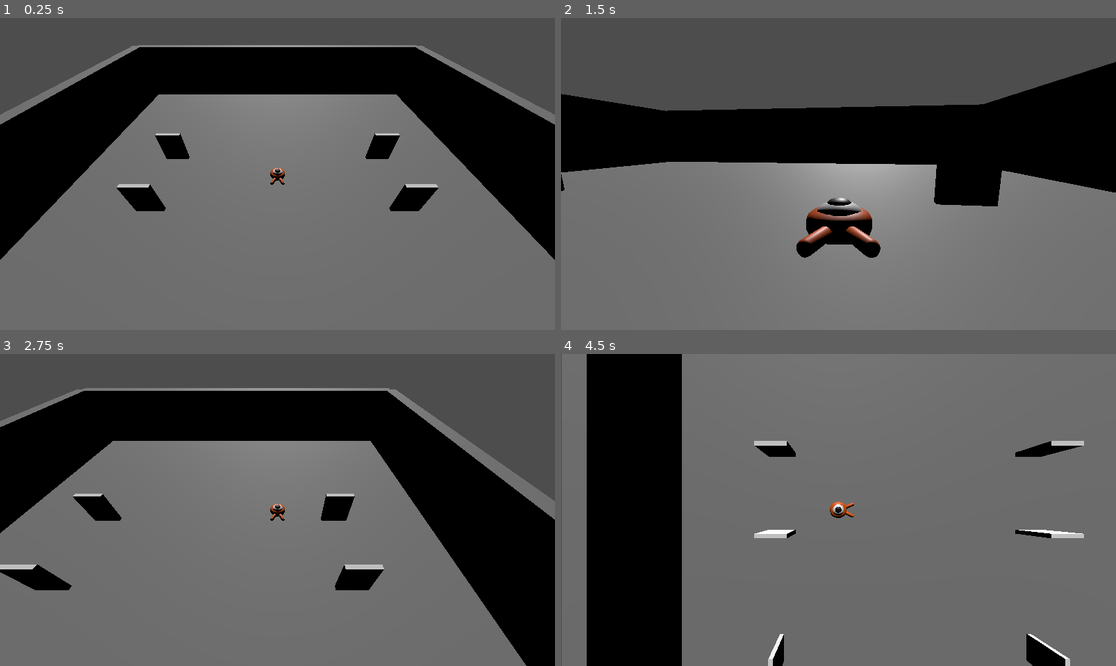
Above: before the commit, frames 1-4 (two rows, left to right).
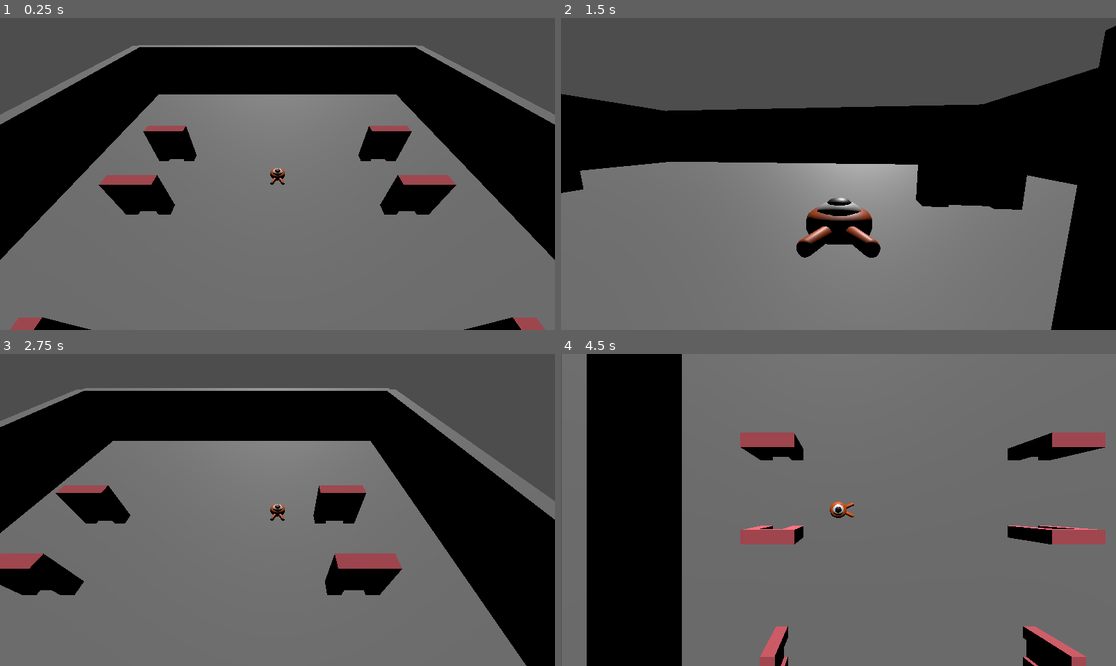
Above: after the commit, the same moments.

Repository: LeFodeurCou/Godot-Lab
Game: Godot game, scene res://Main.tscn
Same seed, same stepped clock (60 frames per second), same inputs: the game is played once before the commit and once after it.
Inputs (mouse positions are in pixels of both pictures, inside the frame that each line leads up to):
- Up to frame 1 (0.25 s): no input
- Up to frame 2 (1.5 s): tap Enter (camera_switch) at 0.5 s; move the mouse to (960, 158) at 0.52 s; hold D (move_right) 0.53-1.28 s; hold Enter (camera_switch) 0.53-1.28 s; click (960, 158) at 0.67 s; tap Space (jump) at 0.77 s; move the mouse to (810, 174) at 1.27 s; hold W (move_forward) from 1.28 s (still down); tap Shift (shift) at 1.35 s
- Up to frame 3 (2.75 s): keep holding W (move_forward); tap Space (jump) at 1.52 s; move the mouse to (288, 503) at 2.02 s; hold Enter (camera_switch) from 2.03 s (still down)
- Up to frame 4 (4.5 s): tap Space (jump) at 2.75, 3.02, 3.77 s; move the mouse to (810, 572) at 2.77 s; release Enter (camera_switch) at 2.78 s; tap Shift (shift) at 2.85, 4.35 s; click (810, 572) at 2.92 s; move the mouse to (1005, 556) at 3.52 s; release W (move_forward) at 3.53 s; hold Enter (camera_switch) 3.53-4.28 s; hold A (move_left) from 3.53 s (still down); move the mouse to (672, 463) at 4.27 s

The runs differ from the first frame. In frame 1, 3.4% of the frame differs, in the area x 1-99%, y 34-100%; in frame 2, 5.7%, in the area x 0-100%, y 2-100%; in frame 3, 3.3%; in frame 4, 3.9%.

Commit message:
Added : A method to CameraHSController to remove the target from outside. Added : A class name Player for Player.gd and a method to stop all movement. Updated : Now the Game stop player movement after changing world. Updated : Portals visual : now they have a 'physical' shape around them. Also Fixed their position from origin. WIP : try to fix teleportation position / rotation and infinite loop. Not satisifed yet

Diff:
--- a/Environment/Component/Portal/Portal.gd
+++ b/Environment/Component/Portal/Portal.gd
@@ -1,7 +1,6 @@
 extends SpawnPoint
 
 @export var targetWorld: String
-@export var exitOffset := 3.5
 
 var rng = RandomNumberGenerator.new()
 
@@ -35,11 +34,70 @@
 		var velocity = data["entryDirection"]
 		velocity.y = 0
 		velocity = velocity.normalized()
-		t.origin.x += $StaticBody3D/MeshInstance3D.mesh.size.x * velocity.x
-		t.origin.z += $StaticBody3D/MeshInstance3D.mesh.size.z * velocity.z
-		t.origin.y = 0.5
-		# TODO fix two things :
-		# Local portal : rotation
-		# mesh size after rotation
-		# TODO also fix if the arrival position is occupied, then change the transform or lock the TP may be
+
+		var portal_forward = -global_transform.basis.z
+		var portal_right = global_transform.basis.x
+
+		var collisionSize = $StaticBody3D/Area3D/CollisionShape3D.shape.size
+
+		# Move in local space
+		var offset = \
+			portal_forward * (collisionSize.z + Game.player.getPlayerCollisionSize()) * sign(velocity.dot(portal_forward)) + \
+			portal_right * collisionSize.x * velocity.dot(portal_right)
+
+		t.basis = Game.player.basis
+
+		#t.origin += offset
+		t.origin = find_safe_position(t.origin + offset)
+		#t.origin.y = 0.5
 	return t
+
+func find_safe_position(origin: Vector3) -> Vector3:
+	var space = get_world_3d().direct_space_state
+	var player = Game.player
+
+	# --- Use REAL player collider
+	var shape = player.get_node("CollisionShape3D").shape
+
+	# --- Directions relative to portal (not world axis!)
+	var directions = [
+		Vector3.ZERO,
+		-global_transform.basis.z,
+		global_transform.basis.z,
+		global_transform.basis.x,
+		-global_transform.basis.x
+	]
+
+	var best_pos = origin
+	var best_score = -INF
+
+	for dir in directions:
+		var pos = origin + dir * (player.getPlayerCollisionSize() * 2.0)
+
+		# --- Collision check
+		var query = PhysicsShapeQueryParameters3D.new()
+		query.shape = shape
+		query.transform = Transform3D(Basis(), pos)
+
+		if not space.intersect_shape(query).is_empty():
+			continue
+
+		# --- Ground check (long enough!)
+		var ray = PhysicsRayQueryParameters3D.create(
+			pos,
+			pos + Vector3.DOWN * 20.0
+		)
+
+		var ground = space.intersect_ray(ray)
+		if not ground:
+			continue
+
+		# --- Score = prefer stable / flat placement
+		var height_diff = abs(pos.y - ground.position.y)
+		var score = -height_diff
+
+		if score > best_score:
+			best_score = score
+			best_pos = ground.position + Vector3.UP * player.getPlayerCollisionSize()
+
+	return best_pos
--- a/Environment/Component/Portal/portal.tscn
+++ b/Environment/Component/Portal/portal.tscn
@@ -11,7 +11,28 @@
 size = Vector3(3.5, 5, 0.5)
 
 [sub_resource type="BoxShape3D" id="BoxShape3D_0r486"]
-size = Vector3(3.5, 5, 0.5)
+size = Vector3(3, 5, 0.6)
+
+[sub_resource type="BoxMesh" id="BoxMesh_1m1r8"]
+size = Vector3(1.5, 5, 1.5)
+
+[sub_resource type="StandardMaterial3D" id="StandardMaterial3D_1m1r8"]
+albedo_color = Color(0.827451, 0.3529412, 0.40784314, 1)
+
+[sub_resource type="BoxShape3D" id="BoxShape3D_f52tq"]
+size = Vector3(1.5, 5, 1.5)
+
+[sub_resource type="StandardMaterial3D" id="StandardMaterial3D_f52tq"]
+albedo_color = Color(0.827451, 0.3529412, 0.4, 1)
+
+[sub_resource type="BoxMesh" id="BoxMesh_avt0s"]
+size = Vector3(5.5, 1, 1.5)
+
+[sub_resource type="StandardMaterial3D" id="StandardMaterial3D_avt0s"]
+albedo_color = Color(0.827451, 0.3529412, 0.4, 1)
+
+[sub_resource type="BoxShape3D" id="BoxShape3D_bos66"]
+size = Vector3(5, 1.5, 1.5)
 
 [node name="Portal" type="Node3D" unique_id=874380624]
 script = ExtResource("1_ax12f")
@@ -20,13 +41,11 @@
 collision_layer = 4
 
 [node name="MeshInstance3D" type="MeshInstance3D" parent="StaticBody3D" unique_id=50231120]
-transform = Transform3D(1, 0, 0, 0, 1, 0, 0, 0, 1, 0, 2, 0)
 layers = 4
 mesh = SubResource("BoxMesh_0r486")
 surface_material_override/0 = SubResource("StandardMaterial3D_0r486")
 
 [node name="CollisionShape3D" type="CollisionShape3D" parent="StaticBody3D" unique_id=1746293431]
-transform = Transform3D(1, 0, 0, 0, 1, 0, 0, 0, 1, 0, 2, 0)
 shape = SubResource("BoxShape3D_gci8f")
 debug_color = Color(0.7411765, 0.19215687, 0, 1)
 
@@ -34,8 +53,40 @@
 collision_layer = 4
 
 [node name="CollisionShape3D" type="CollisionShape3D" parent="StaticBody3D/Area3D" unique_id=1647912928]
-transform = Transform3D(1.1, 0, 0, 0, 1.1, 0, 0, 0, 1.1, 0, 2, 0)
 shape = SubResource("BoxShape3D_0r486")
 debug_color = Color(0.7411765, 0.19215687, 0, 1)
 
+[node name="PillarLeft" type="StaticBody3D" parent="." unique_id=1873961471]
+transform = Transform3D(1, 0, 0, 0, 1, 0, 0, 0, 1, -2, 0, 0)
+collision_layer = 4
+
+[node name="MeshInstance3D" type="MeshInstance3D" parent="PillarLeft" unique_id=559310301]
+mesh = SubResource("BoxMesh_1m1r8")
+surface_material_override/0 = SubResource("StandardMaterial3D_1m1r8")
+
+[node name="CollisionShape3D" type="CollisionShape3D" parent="PillarLeft" unique_id=1564486990]
+shape = SubResource("BoxShape3D_f52tq")
+
+[node name="PillarRight" type="StaticBody3D" parent="." unique_id=633329468]
+transform = Transform3D(1, 0, 0, 0, 1, 0, 0, 0, 1, 2, 0, 0)
+collision_layer = 4
+
+[node name="MeshInstance3D" type="MeshInstance3D" parent="PillarRight" unique_id=1787017951]
+mesh = SubResource("BoxMesh_1m1r8")
+surface_material_override/0 = SubResource("StandardMaterial3D_f52tq")
+
+[node name="CollisionShape3D" type="CollisionShape3D" parent="PillarRight" unique_id=965154128]
+shape = SubResource("BoxShape3D_f52tq")
+
+[node name="Top" type="StaticBody3D" parent="." unique_id=1678284914]
+transform = Transform3D(1, 0, 0, 0, 1, 0, 0, 0, 1, 0, 2.5, 0)
+collision_layer = 4
+
+[node name="MeshInstance3D" type="MeshInstance3D" parent="Top" unique_id=1131833181]
+mesh = SubResource("BoxMesh_avt0s")
+surface_material_override/0 = SubResource("StandardMaterial3D_avt0s")
+
+[node name="CollisionShape3D" type="CollisionShape3D" parent="Top" unique_id=1852530253]
+shape = SubResource("BoxShape3D_bos66")
+
 [connection signal="body_entered" from="StaticBody3D/Area3D" to="StaticBody3D/Area3D" method="_on_body_entered"]
--- a/Game.gd
+++ b/Game.gd
@@ -1,7 +1,7 @@
 extends Node
 
 # Game.gd (AutoLoad)
-var player: CharacterBody3D
+var player: Player
 var loadedWorlds: Dictionary = {} # Resource -> Node
 var currentWorld: World
 
@@ -49,11 +49,9 @@
 	# After world is added
 	await get_tree().process_frame  # ensure world is ready
 
-	#player.global_position = spawn_position
-	#player.rotation.y = spawn_rotation
-	#if data.has("targetSpawnId") and data["targetSpawnId"] != "":
 	var t: Transform3D = currentWorld.getSpawnPointById(data)
 	player.global_transform = t
+	player.stopMovement()
 
 func getOrLoadWorld(path: String) -> World:
 	if loadedWorlds.has(path):
--- a/Player/Camera/cameraHsController.gd
+++ b/Player/Camera/cameraHsController.gd
@@ -60,3 +60,6 @@
 	var camPivot = get_parent()
 	if camPivot:
 		camPivot.rotation = Vector3.ZERO
+
+func clearTarget():
+	has_target = false
--- a/Player/ContextCamera.gd
+++ b/Player/ContextCamera.gd
@@ -77,3 +77,6 @@
 	# Moving the Character
 	player.velocity = player.target_velocity
 	player.move_and_slide()
+
+func getCurrentCamera() -> Camera3D:
+	return cameras[currentCameraIdx]
--- a/Player/Player.gd
+++ b/Player/Player.gd
@@ -1,4 +1,6 @@
 extends CharacterBody3D
+
+class_name Player
 
 signal debugToggled(value)
 
@@ -25,3 +27,15 @@
 	if Input.is_action_just_pressed("switchDebug"):
 			isDebug = !isDebug
 			emit_signal("debugToggled", isDebug)
+
+func stopMovement() -> void:
+	if contextCamera:
+		var camera = contextCamera.getCurrentCamera()
+		if camera.has_method("clearTarget"):
+			camera.clearTarget()
+	target_velocity = Vector3.ZERO
+
+func getPlayerCollisionSize() -> float:
+	var shape = $CollisionShape3D.shape
+	# Assuming it stays a SphereShape for now
+	return shape.radius + shape.margin
--- a/World/Dynamic/World000002.gd
+++ b/World/Dynamic/World000002.gd
@@ -60,7 +60,7 @@
 	 #Portal backp
 	self.add_child(
 		self.makePortal(
-			Vector3(roomWidth / 2.0 - roomWidth / 4.0, 0, -roomDepth / 2.0 + roomDepth / 4.0)
+			Vector3(roomWidth / 2.0 - roomWidth / 4.0, 3.5, -roomDepth / 2.0 + roomDepth / 4.0)
 		)
 	)
 
--- a/World/Dynamic/World000003.gd
+++ b/World/Dynamic/World000003.gd
@@ -69,7 +69,7 @@
 	 #Portal backp
 	self.add_child(
 		self.makePortal(
-			Vector3(roomWidth / 2.0 - roomWidth / 4.0, 0, roomDepth / 2.0 - roomDepth / 4.0)
+			Vector3(roomWidth / 2.0 - roomWidth / 4.0, 3.5, roomDepth / 2.0 - roomDepth / 4.0)
 		)
 	)
 	super._ready()
--- a/World/Dynamic/World000004.gd
+++ b/World/Dynamic/World000004.gd
@@ -33,7 +33,7 @@
 	#Portal backp
 	self.add_child(
 		self.makePortal(
-			Vector3(worldGenerator.roomWidth / 2.0 - worldGenerator.roomWidth / 4.0, 0, -worldGenerator.roomDepth / 2.0 + worldGenerator.roomDepth / 4.0)
+			Vector3(worldGenerator.roomWidth / 2.0 - worldGenerator.roomWidth / 4.0, 3.5, -worldGenerator.roomDepth / 2.0 + worldGenerator.roomDepth / 4.0)
 		)
 	)
 
--- a/World/Static/MainWorld.tscn
+++ b/World/Static/MainWorld.tscn
@@ -8,7 +8,7 @@
 script = ExtResource("1_3yoyv")
 
 [node name="Portal" parent="." unique_id=874380624 instance=ExtResource("2_e2s3l")]
-transform = Transform3D(1, 0, 0, 0, 1, 0, 0, 0, 1, -16, 0, -5)
+transform = Transform3D(1, 0, 0, 0, 1, 0, 0, 0, 1, -16, 2.5, -5)
 targetWorld = "res://World/Static/World000001.tscn"
 spawnId = "MainWorld000001"
 targetSpawnId = "World000001"
@@ -16,31 +16,31 @@
 [node name="BasicRoom" parent="." unique_id=2007788561 instance=ExtResource("3_g4o5v")]
 
 [node name="Portal2" parent="." unique_id=1764902612 instance=ExtResource("2_e2s3l")]
-transform = Transform3D(1, 0, 0, 0, 1, 0, 0, 0, 1, 16, 0, -5)
+transform = Transform3D(1, 0, 0, 0, 1, 0, 0, 0, 1, 16, 2.5, -5)
 targetWorld = "res://World/Dynamic/World000002.gd"
 spawnId = "MainWorld000002"
 targetSpawnId = "World000002"
 
 [node name="Portal3" parent="." unique_id=1293479091 instance=ExtResource("2_e2s3l")]
-transform = Transform3D(1, 0, 0, 0, 1, 0, 0, 0, 1, 16, 0, 5)
+transform = Transform3D(1, 0, 0, 0, 1, 0, 0, 0, 1, 16, 2.5, 5)
 targetWorld = "res://World/Dynamic/World000003.gd"
 spawnId = "MainWorld000003"
 targetSpawnId = "World000003"
 
 [node name="Portal4" parent="." unique_id=1099007131 instance=ExtResource("2_e2s3l")]
-transform = Transform3D(1, 0, 0, 0, 1, 0, 0, 0, 1, -16, 0, 5)
+transform = Transform3D(1, 0, 0, 0, 1, 0, 0, 0, 1, -16, 2.5, 5)
 targetWorld = "res://World/Dynamic/World000004.gd"
 spawnId = "MainWorld000004"
 targetSpawnId = "World000004"
 
 [node name="Portal5" parent="." unique_id=296888170 instance=ExtResource("2_e2s3l")]
-transform = Transform3D(-4.371139e-08, 0, 1, 0, 1, 0, -1, 0, -4.371139e-08, -16, 0, 20)
+transform = Transform3D(-4.371139e-08, 0, 1, 0, 1, 0, -1, 0, -4.371139e-08, -16, 2.5, 20)
 targetWorld = "res://World/Static/MainWorld.tscn"
 spawnId = "Local01"
 targetSpawnId = "Local02"
 
 [node name="Portal6" parent="." unique_id=1089362655 instance=ExtResource("2_e2s3l")]
-transform = Transform3D(-4.371139e-08, 0, 1, 0, 1, 0, -1, 0, -4.371139e-08, 16, 0, 20)
+transform = Transform3D(-4.371139e-08, 0, 1, 0, 1, 0, -1, 0, -4.371139e-08, 16, 2.5, 20)
 targetWorld = "res://World/Static/MainWorld.tscn"
 spawnId = "Local02"
 targetSpawnId = "Local01"
--- a/World/Static/World000001.tscn
+++ b/World/Static/World000001.tscn
@@ -11,7 +11,7 @@
 [node name="BasicRoom" parent="." unique_id=2007788561 instance=ExtResource("2_6f54l")]
 
 [node name="Portal5" parent="." unique_id=874380624 instance=ExtResource("3_5dq6f")]
-transform = Transform3D(1, 0, 0, 0, 1, 0, 0, 0, 1, -21, 0, -22)
+transform = Transform3D(1, 0, 0, 0, 1, 0, 0, 0, 1, -21, 2.5, -22)
 targetWorld = "res://World/Static/MainWorld.tscn"
 spawnId = "World000001"
 targetSpawnId = "MainWorld000001"
